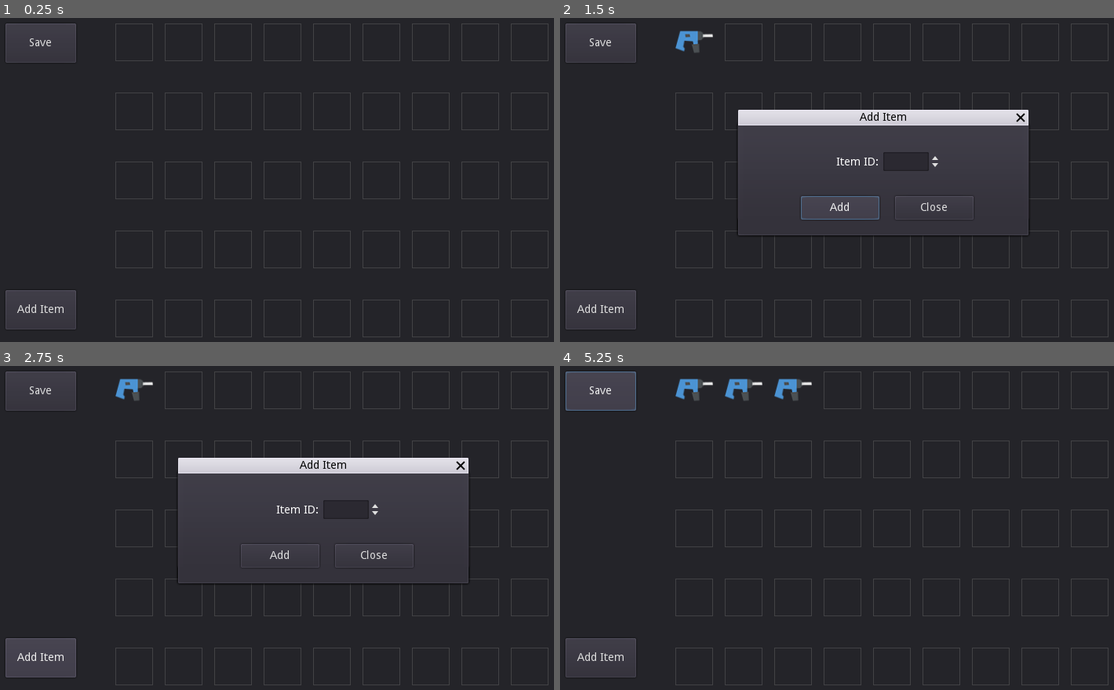
Above: before the commit, frames 1-4 (two rows, left to right).
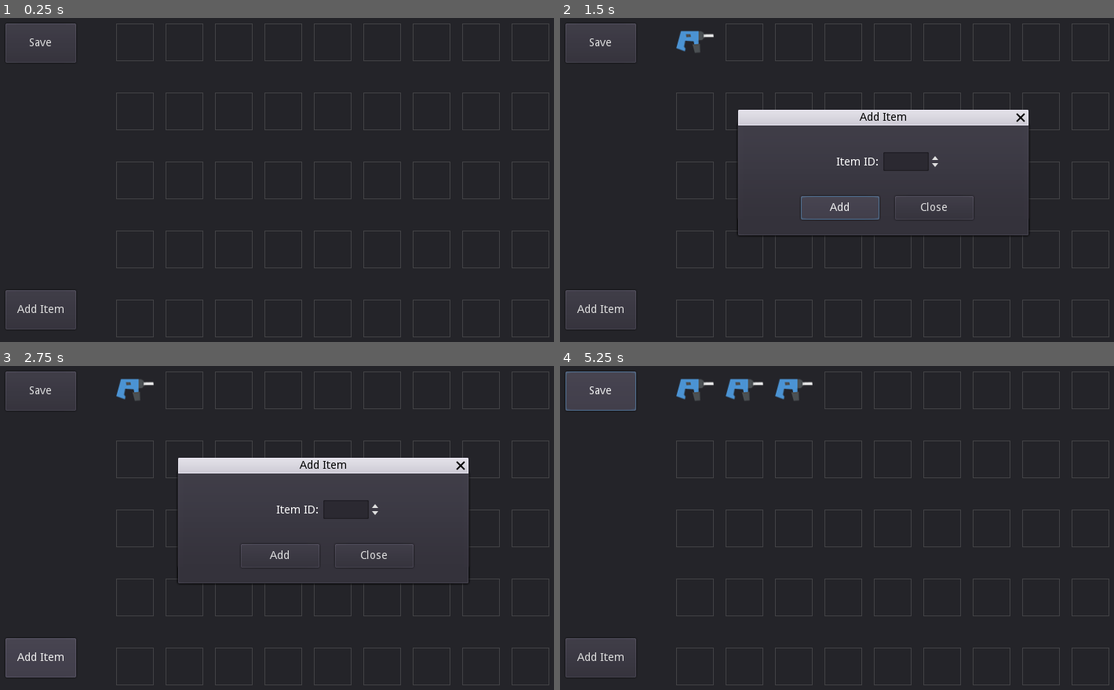
Above: after the commit, the same moments.

Repository: toffesource/Godot-Game-Engine-PlayerInventory
Game: Godot game, scene res://Scenes/Scene_PlayerInventory.tscn
Same seed, same stepped clock (60 frames per second), same inputs: the game is played once before the commit and once after it. The engine's default icon, where the game draws it, is replaced by a stand-in: a white triangle on a blue panel in a dark square.
Inputs:
- Up to frame 1 (0.25 s): no input
- Up to frame 2 (1.5 s): click "Add Item" at 0.5 s; click "Add" at 1.25 s
- Up to frame 3 (2.75 s): click "Add Item" at 2 s
- Up to frame 4 (5.25 s): click "Add" at 2.75 s; click "Add Item" at 3.5 s; click "Add" at 4.25 s; click "Save" at 5 s

The runs differ from the first frame. In frame 1, 2.9% of the frame differs, in the area x 20-100%, y 1-99%; in frame 2, 2.2%; in frame 3, 2.2%; in frame 4, 2.9%.

Commit message:
Update Scene_PlayerInventory.tscn

Diff:
--- a/Godot_3.1_PlayerInventory/Scenes/Scene_PlayerInventory.tscn
+++ b/Godot_3.1_PlayerInventory/Scenes/Scene_PlayerInventory.tscn
@@ -1,7 +1,10 @@
-[gd_scene load_steps=8 format=2]
+[gd_scene load_steps=11 format=2]
 
 [ext_resource path="res://Scripts/Script_PlayerInventory.gd" type="Script" id=1]
 [ext_resource path="res://icon.png" type="Texture" id=2]
+[ext_resource path="res://Database/Item_Icons/empty_slot.png" type="Texture" id=3]
+[ext_resource path="res://Database/Item_Icons/genericItem_color_002.png" type="Texture" id=4]
+[ext_resource path="res://Database/Item_Icons/genericItem_color_028.png" type="Texture" id=5]
 
 [sub_resource type="StyleBoxEmpty" id=1]
 
@@ -26,10 +29,10 @@
 z_as_relative = false
 
 [node name="ItemList" type="ItemList" parent="Panel"]
-margin_left = 160.0
-margin_top = 30.0
-margin_right = 760.0
-margin_bottom = 420.0
+margin_left = 161.053
+margin_top = 30.4838
+margin_right = 761.053
+margin_bottom = 420.484
 custom_styles/selected_focus = SubResource( 1 )
 custom_styles/bg_focus = SubResource( 2 )
 custom_styles/cursor_unfocused = SubResource( 3 )
@@ -38,11 +41,15 @@
 custom_colors/guide_color = Color( 0, 0, 0, 0 )
 custom_constants/vseparation = 10
 custom_constants/hseparation = 15
+items = [ "", ExtResource( 3 ), false, "Item 1", ExtResource( 4 ), false, "", ExtResource( 3 ), false, "", ExtResource( 5 ), false ]
 auto_height = true
 max_columns = 0
 same_column_width = true
 icon_mode = 0
 fixed_icon_size = Vector2( 48, 48 )
+__meta__ = {
+"_edit_use_anchors_": false
+}
 
 [node name="Button_Save" type="Button" parent="Panel"]
 margin_left = 20.0
@@ -59,7 +66,6 @@
 text = "Add Item"
 
 [node name="WindowDialog_AddItemWindow" type="WindowDialog" parent="Panel"]
-editor/display_folded = true
 margin_left = 240.0
 margin_top = 160.0
 margin_right = 610.0
@@ -99,7 +105,6 @@
 text = "Close"
 
 [node name="WindowDialog_SplitItemWindow" type="WindowDialog" parent="Panel"]
-editor/display_folded = true
 margin_left = 240.0
 margin_top = 160.0
 margin_right = 610.0
@@ -139,7 +144,6 @@
 align = 1
 
 [node name="WindowDialog_ItemMenu" type="WindowDialog" parent="Panel"]
-editor/display_folded = true
 margin_left = 300.0
 margin_top = 130.0
 margin_right = 590.0
